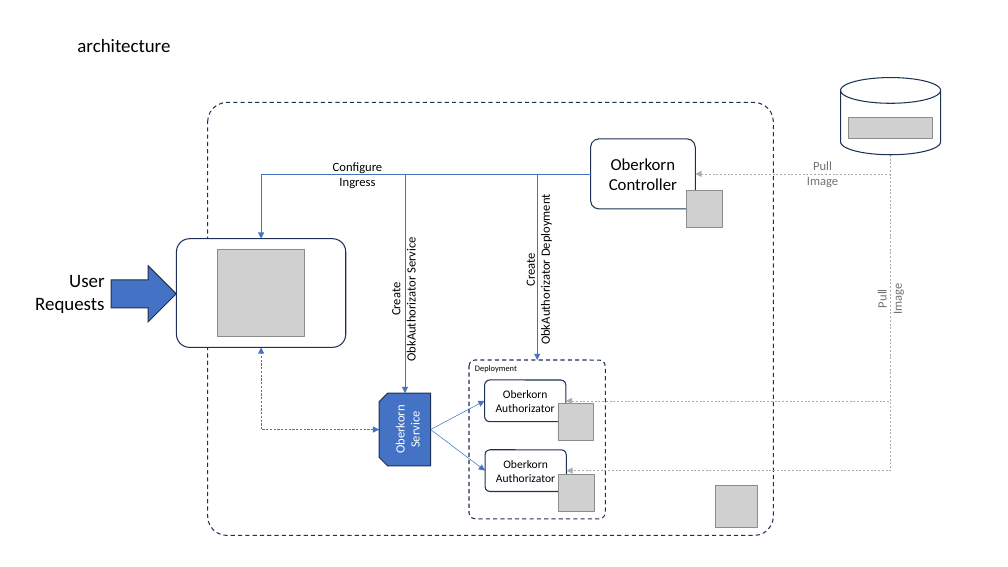
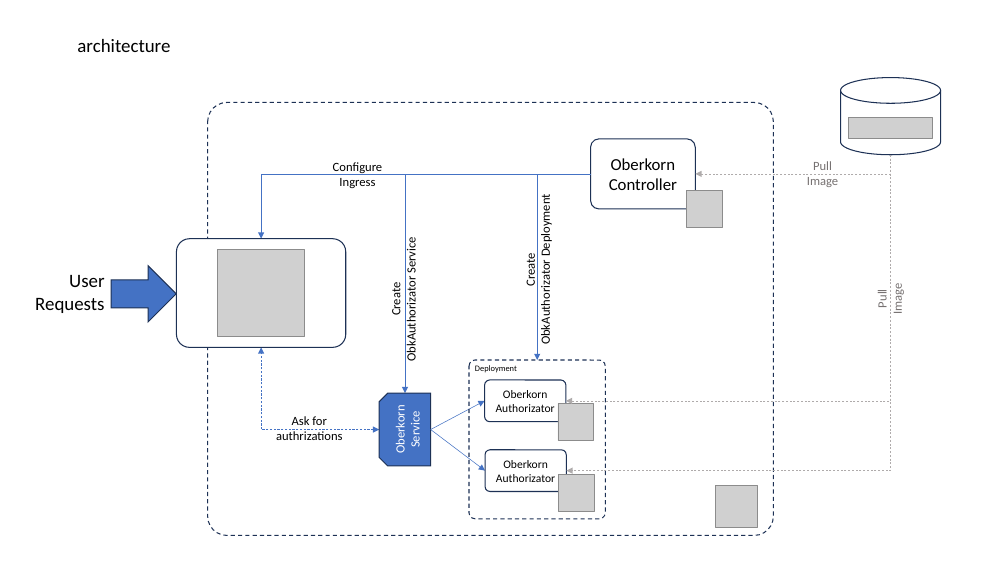
Before and after one commit to jfvilasPersonal/oberkorn, a slide deck: slide 5 of docs/diagrams.pptx. Drawn at 1008x567 pixels with LibreOffice and Linux fonts; fonts in the diff are those of the drawing; grey boxes stand for pictures. Boxes give left, top, right and bottom in pixels: in the first picture for what was removed or moved away, otherwise in the second. Text is boxed around its words. In the diff, an @@ line names an element or a change of style, - is before the commit and + after.

```diff
--- a/docs/diagrams.pptx
+++ b/docs/diagrams.pptx
@@ text added at box(276, 416, 343, 440), 12 pt, text #000000 @@
+Ask for
+authrizations
```
Also in this commit, not shown: 1 slide added, 1 slide removed, 2 other files.
